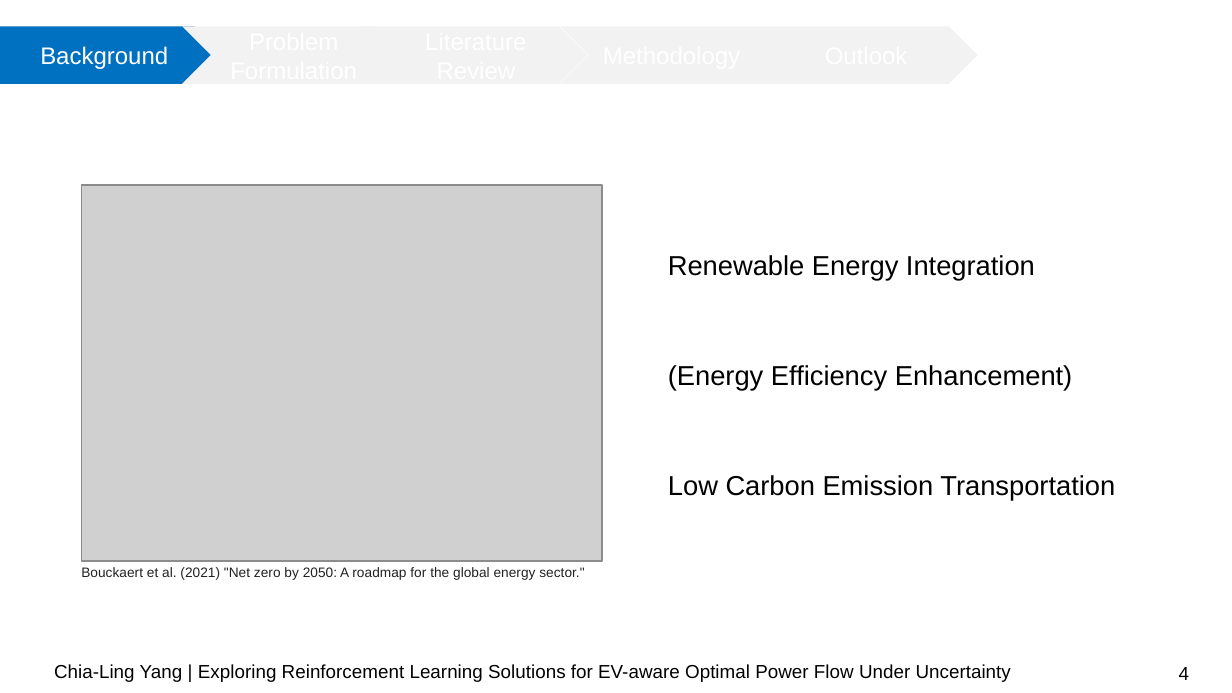
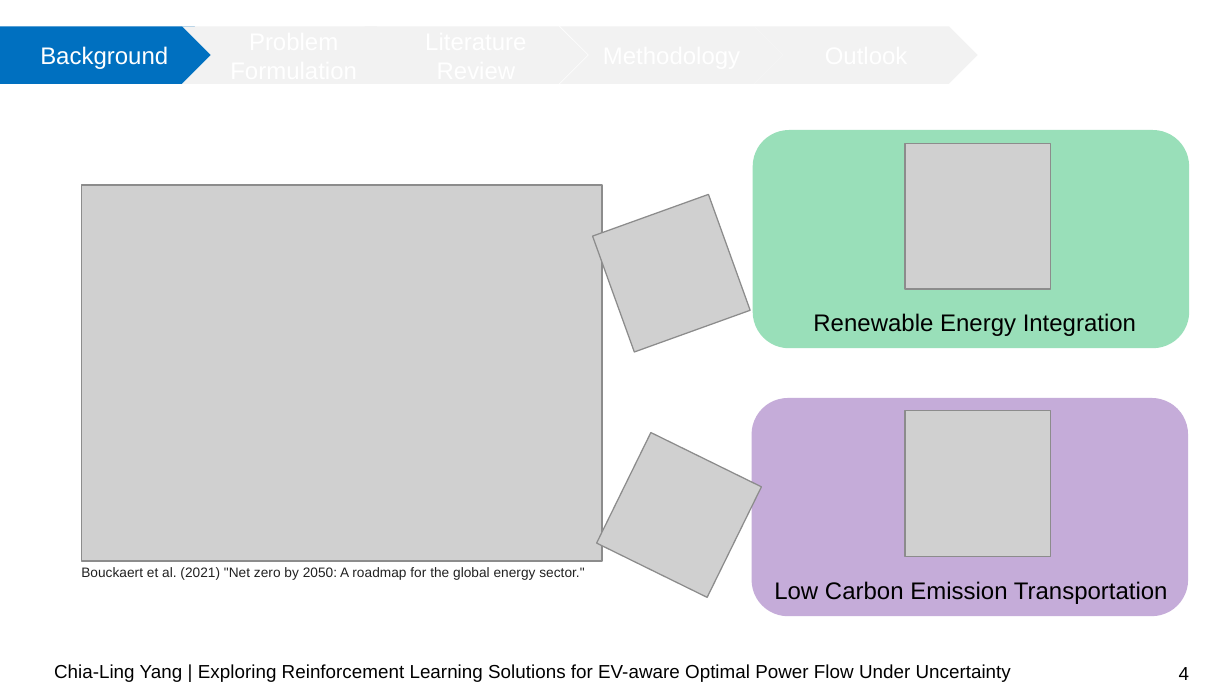
Before and after one commit to chialingyang7718/RL_OPF_EVaware, a slide deck: slide 4 of Mid-term Presentation.pptx. Drawn at 1232x693 pixels with LibreOffice and Linux fonts; fonts in the diff are those of the drawing; grey boxes stand for pictures; background and template pictures are left out. Boxes give left, top, right and bottom in pixels: in the first picture for what was removed or moved away, otherwise in the second. Text is boxed around its words. In the diff, an @@ line names an element or a change of style, - is before the commit and + after.

```diff
--- a/Mid-term Presentation.pptx
+++ b/Mid-term Presentation.pptx
@@ picture added at (593, 195, 750, 352) @@
@@ text "Renewable Energy Integration": place and size @@
-text "Renewable Energy Integration" at (668, 255, 1035, 281)
+text "Renewable Energy Integration" at (813, 313, 1136, 336)
@@ text "Renewable Energy Integration" at (813, 313, 1136, 336): size 16 to 14 pt @@
@@ text removed at (668, 365, 1073, 391) @@
-(Energy Efficiency Enhancement)
@@ group added at (752, 131, 1189, 616): 2 rounded rectangles, 2 pictures @@
@@ picture added at (596, 433, 761, 597) @@
@@ text "Low Carbon Emission Transportation" at (774, 581, 1168, 604): size 16 to 14 pt @@
@@ text "Low Carbon Emission Transportation": place and size @@
-text "Low Carbon Emission Transportation" at (668, 475, 1115, 500)
+text "Low Carbon Emission Transportation" at (774, 581, 1168, 604)
```
Also in this commit, not shown: 9 other slides changed, 1 other file.
